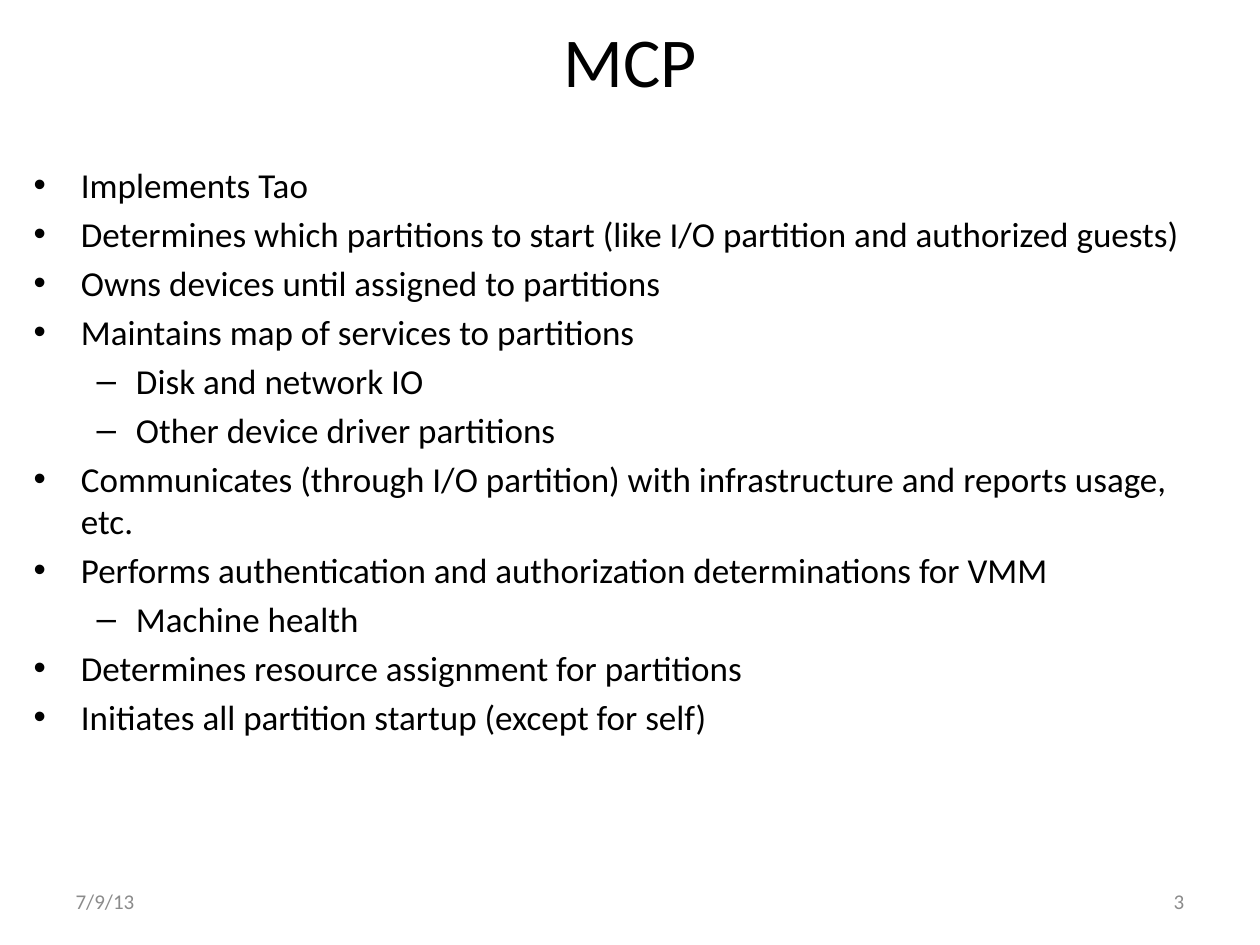
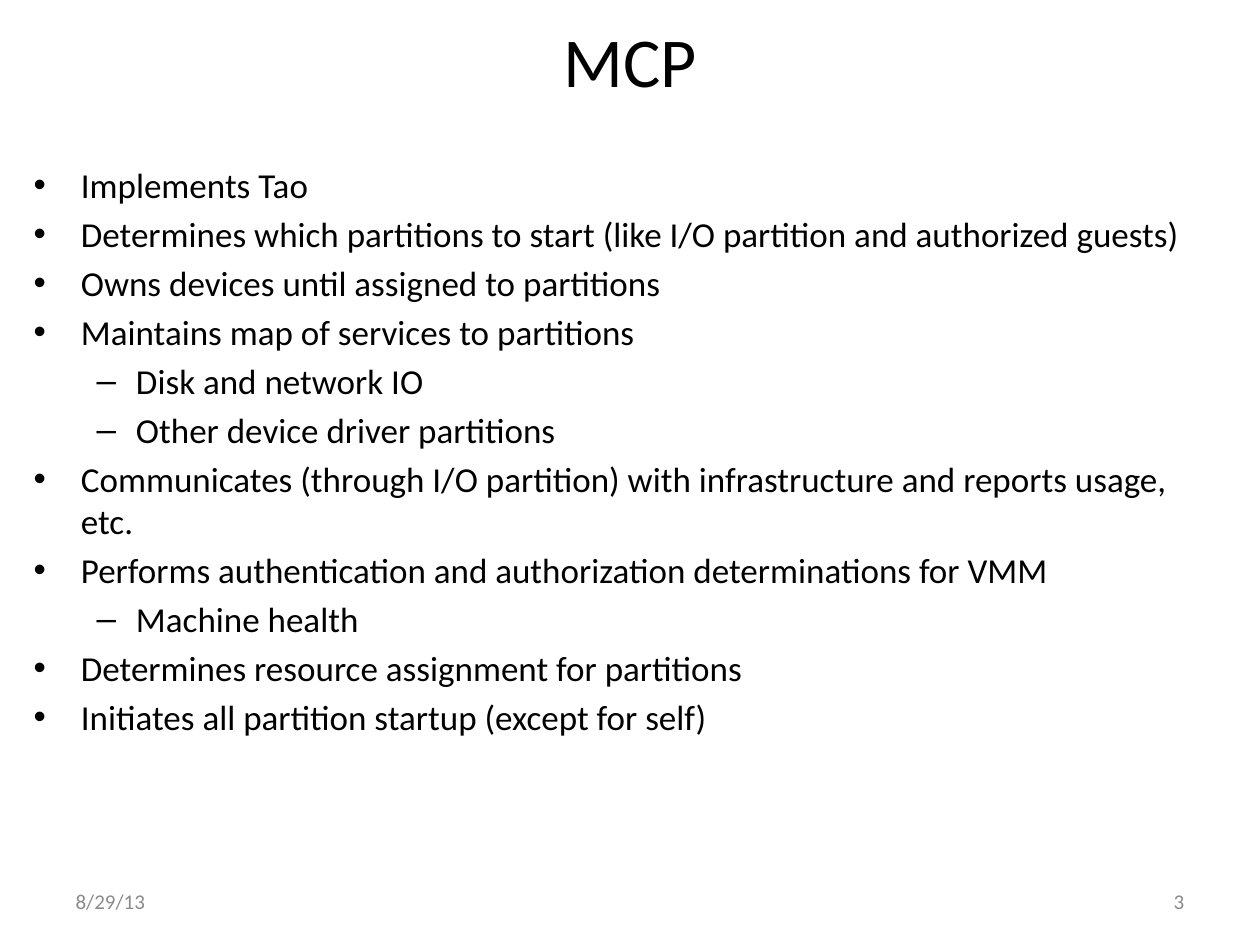
Before and after one commit to jlmucb/cloudproxy, a slide deck: slide 3 of Doc/Hypervisor.pptx. Drawn at 1260x945 pixels with LibreOffice and Linux fonts; fonts in the diff are those of the drawing. Boxes give left, top, right and bottom in pixels: in the first picture for what was removed or moved away, otherwise in the second. Text is boxed around its words. In the diff, an @@ line names an element or a change of style, - is before the commit and + after.

```diff
--- a/Doc/Hypervisor.pptx
+++ b/Doc/Hypervisor.pptx
@@ text at [76,894,145,910]: text changed @@
-7/9/13
+8/29/13
```
Also in this commit, not shown: 2 other slides changed, 1 slide added, 2 other files.
